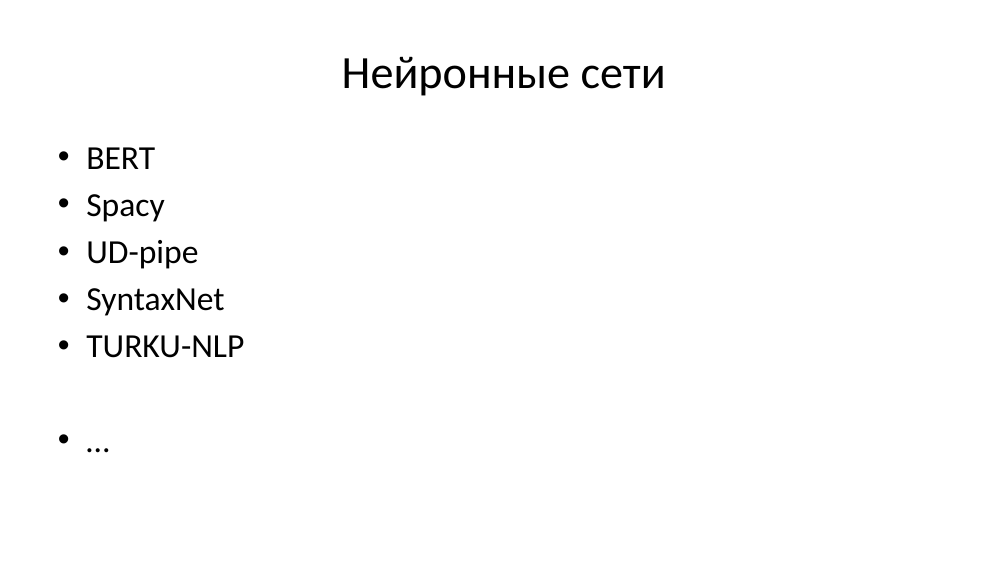
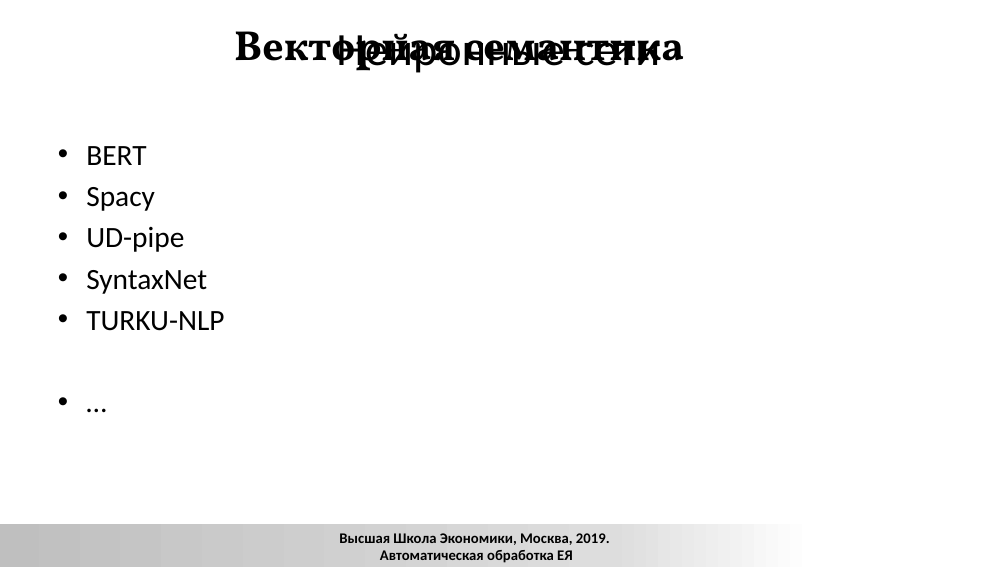
Before and after one commit to xngoli/nlp2019, a slide deck: slide 92 of lectures/2019_CL1_L_disambiguation.pptx (slide 85 before the commit). Drawn at 1008x567 pixels with LibreOffice and Linux fonts; fonts in the diff are those of the drawing; background and template pictures are left out. Boxes give left, top, right and bottom in pixels: in the first picture for what was removed or moved away, otherwise in the second. Text is boxed around its words. In the diff, an @@ line names an element or a change of style, - is before the commit and + after.

```diff
--- a/lectures/2019_CL1_L_disambiguation.pptx
+++ b/lectures/2019_CL1_L_disambiguation.pptx
@@ title "Нейронные сети": place and size @@
-title "Нейронные сети" at bbox=[342, 56, 666, 96]
+title "Нейронные сети" at bbox=[336, 33, 660, 73]
@@ text added at bbox=[234, 31, 685, 73], 40 pt, text #000000, bold @@
+Векторная семантика
@@ text "BERT" at bbox=[86, 146, 224, 331]: size 32 to 28 pt @@
@@ rectangle added at bbox=[0, 524, 814, 567], fill gradient #BFBFBF to #DDDDDD to #FFFFFF @@
@@ rectangle added at bbox=[0, 524, 814, 567], fill gradient #BFBFBF to #DDDDDD to #FFFFFF @@
@@ text added at bbox=[299, 522, 634, 562], 14 pt, text #000000, bold @@
+Высшая Школа Экономики, Москва, 2015. С.Ю.
+Толдова. Компьютерная лингвистика 2
@@ text added at bbox=[339, 533, 610, 563], 14 pt, text #000000, bold @@
+Высшая Школа Экономики, Москва, 2019.
+Автоматическая обработка ЕЯ
```
Also in this commit, not shown: 16 other slides changed, 10 slides added, 3 slides removed, 2 other files.
